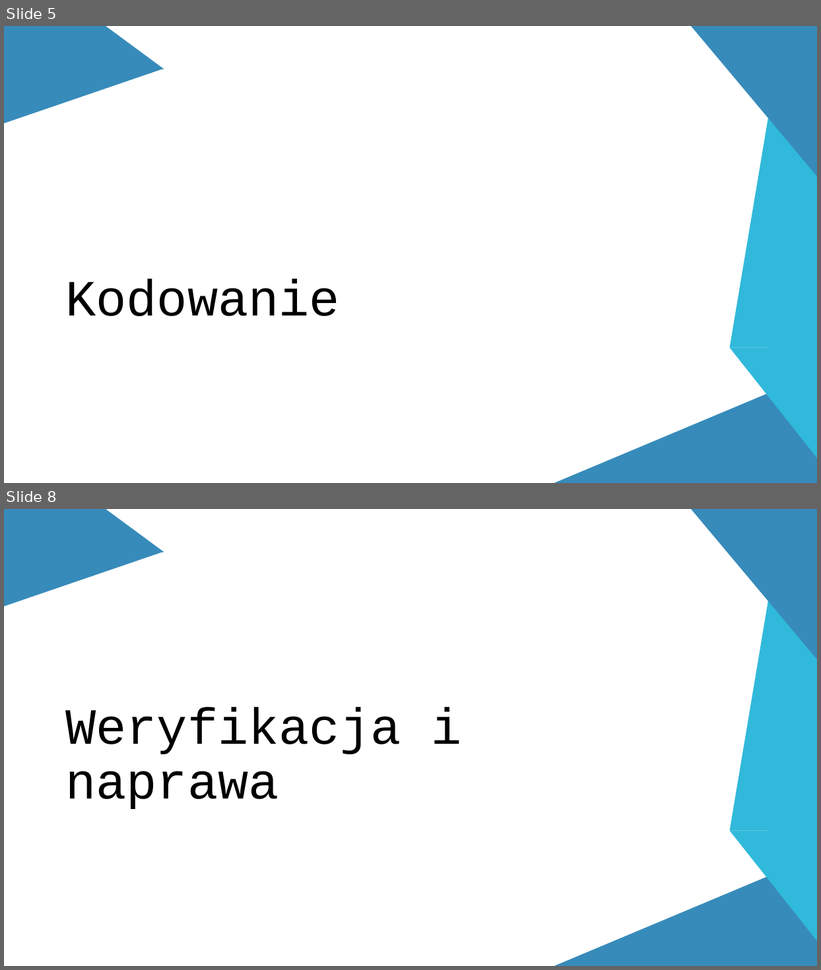
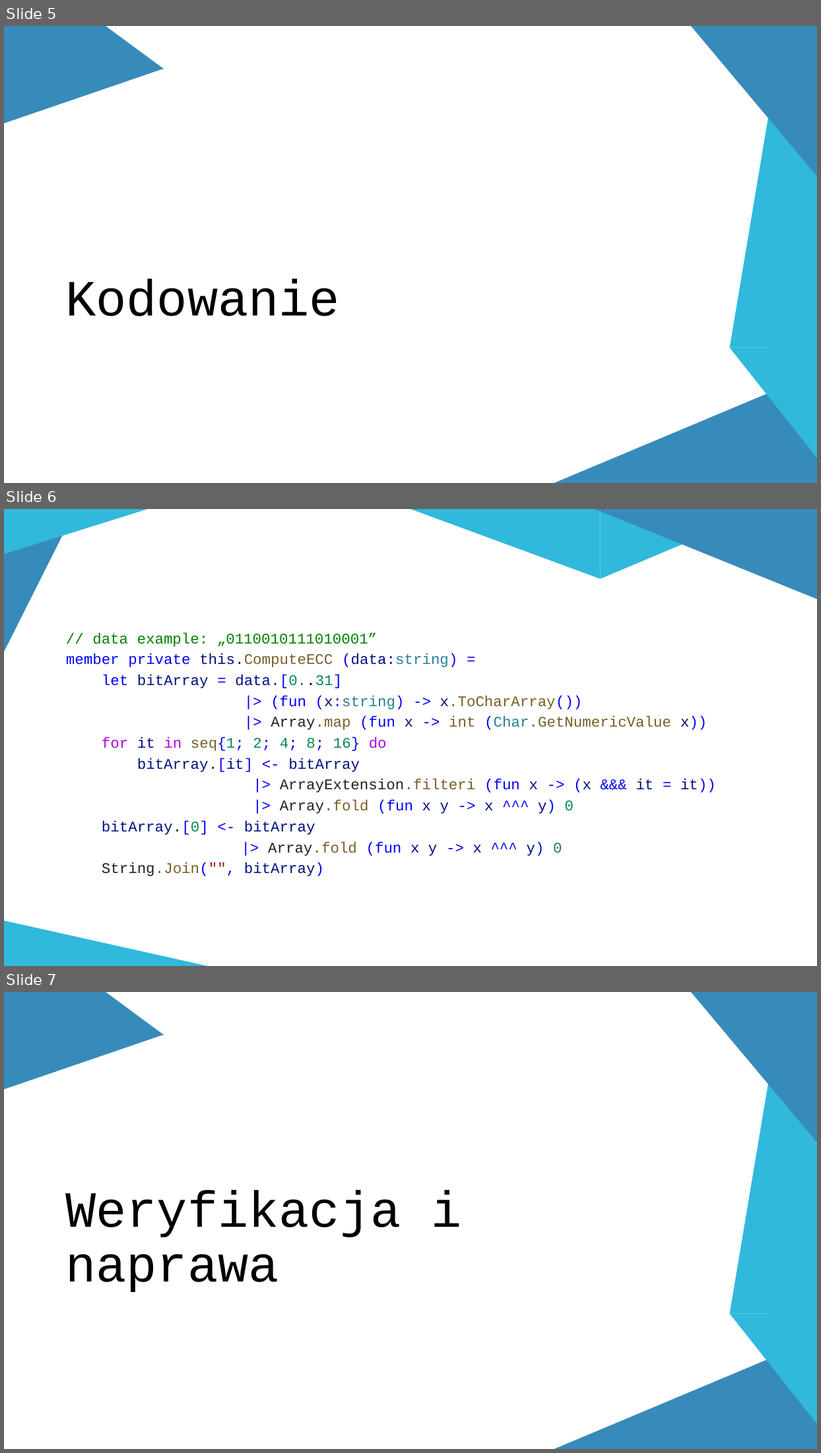
Before and after one commit to zlociu/HammingECC.NET, a slide deck: Hamming.pptx. Shown one above the other, each under a label of ours: slides 5 and 8 before the commit, slides 5, 6 and 7 after it; the slides between them are not shown. The pictures are 821x970 and 821x1453 pixels, drawn with LibreOffice and Linux fonts; fonts in the diff are those of the drawing. Boxes give left, top, right and bottom in pixels: in the first picture for what was removed or moved away, otherwise in the second. Text is boxed around its words. In the diff, an @@ line names an element or a change of style, - is before the commit and + after.

```diff
--- a/Hamming.pptx
+++ b/Hamming.pptx
@@ slide 6 added at (x1=4, y1=509, x2=817, y2=966), background #FFFFFF @@
@@ triangle added at (x1=4, y1=509, x2=77, y2=652), fill #378BBA @@
@@ triangle added at (x1=4, y1=509, x2=149, y2=553), fill #30B9DB @@
@@ triangle added at (x1=411, y1=509, x2=601, y2=579), fill #30B9DB @@
@@ triangle added at (x1=595, y1=509, x2=817, y2=599), fill #378BBA @@
@@ triangle added at (x1=601, y1=509, x2=767, y2=579), fill #30B9DB @@
@@ text added at (x1=66, y1=632, x2=716, y2=877), 17.5 pt, text #0000FF @@
+// data example: „0110010111010001”
+member private this.ComputeECC (data:string) =
+let bitArray = data.[0..31]
+|> (fun (x:string) -> x.ToCharArray())
+|> Array.map (fun x -> int (Char.GetNumericValue x))
+for it in seq{1; 2; 4; 8; 16} do
+bitArray.[it] <- bitArray
+|> ArrayExtension.filteri (fun x -> (x &&& it = it))
+|> Array.fold (fun x y -> x ^^^ y) 0
+bitArray.[0] <- bitArray
+|> Array.fold (fun x y -> x ^^^ y) 0
+String.Join("", bitArray)
@@ triangle added at (x1=4, y1=921, x2=207, y2=966), fill #30B9DB @@
@@ what was slide 8 is now slide 7 @@
```
Also in this commit, not shown: 3 slides changed, 1 other slide added, 3 slides removed.
